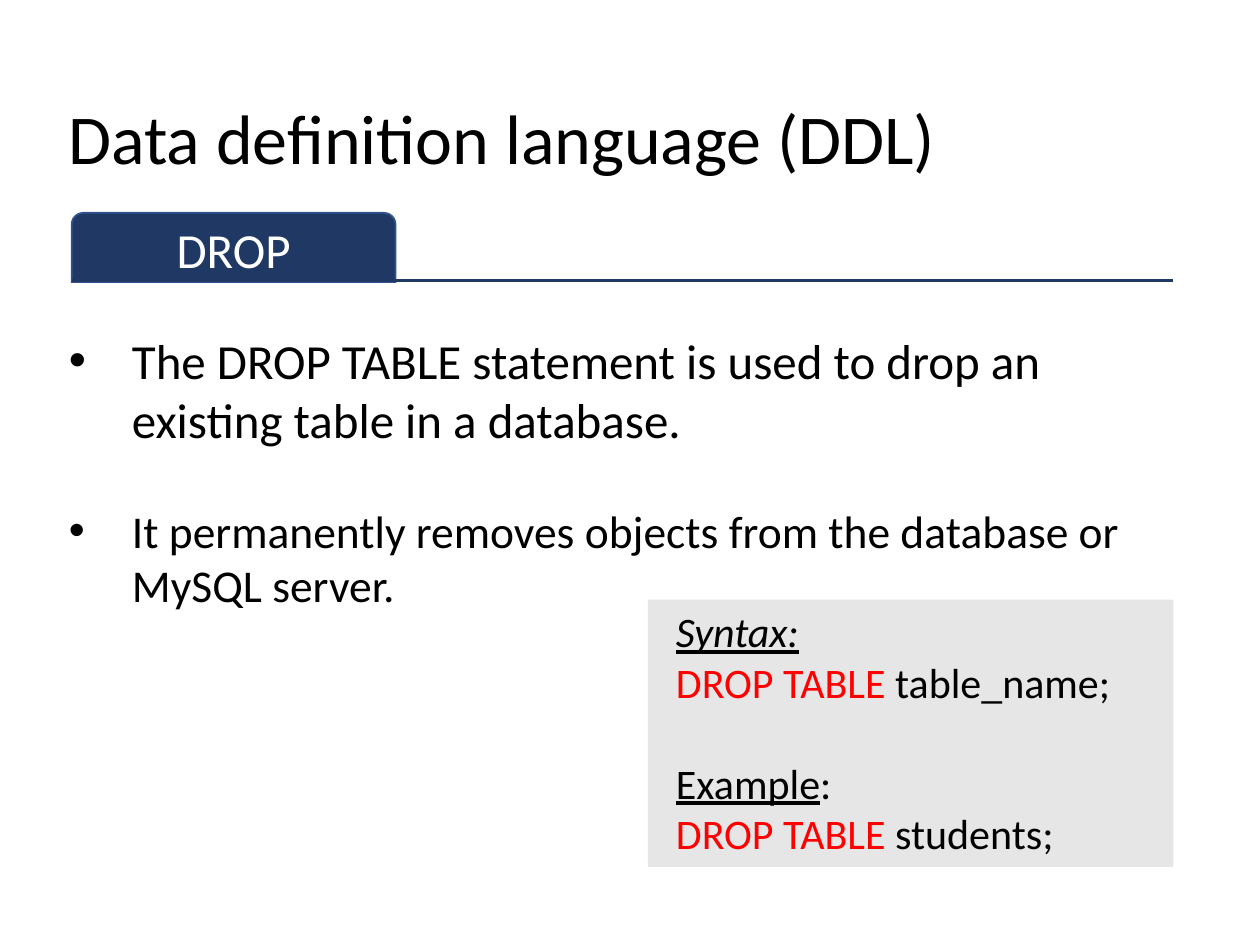
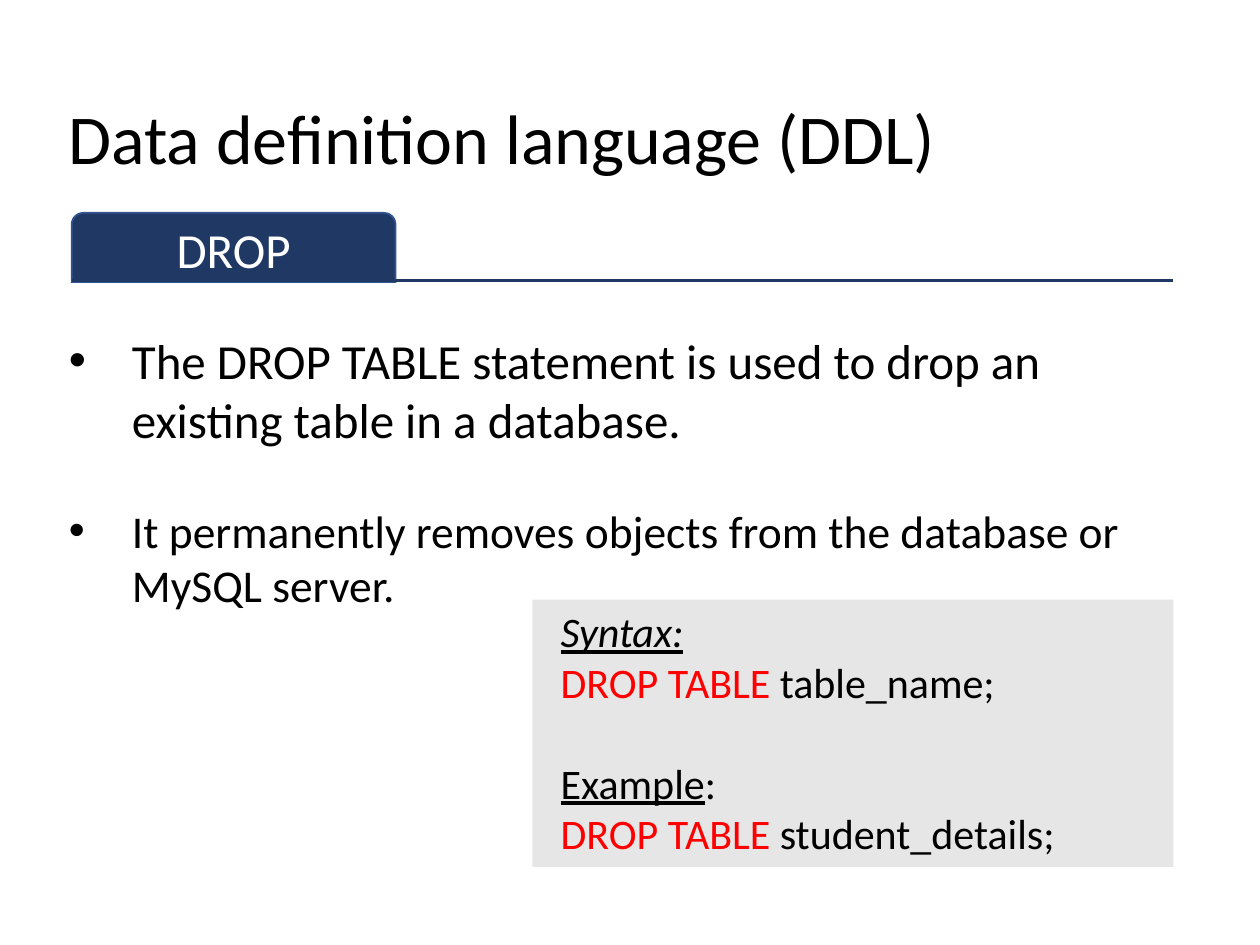
Before and after one commit to sitmbadept/sitmbadept.github.io, a slide deck: slide 30 of 2023/UNIT_2/Site/UNIT-2-PART-1.pptx (slide 28 before the commit). Drawn at 1260x945 pixels with LibreOffice and Linux fonts; fonts in the diff are those of the drawing. Boxes give left, top, right and bottom in pixels: in the first picture for what was removed or moved away, otherwise in the second. Text is boxed around its words. In the diff, an @@ line names an element or a change of style, - is before the commit and + after.

```diff
--- a/2023/UNIT_2/Site/UNIT-2-PART-1.pptx
+++ b/2023/UNIT_2/Site/UNIT-2-PART-1.pptx
@@ rectangle "Syntax:": place and size @@
-rectangle "Syntax:" at (648, 600, 1173, 867)
+rectangle "Syntax:" at (533, 600, 1174, 867)
@@ text in rectangle at (561, 820, 1055, 855): text changed; text colour #FF0000 to #000000 @@
-DROP TABLE students;
+DROP TABLE student_details;
```
Also in this commit, not shown: 1 other slide changed, 1 slide added, 1 other file.
